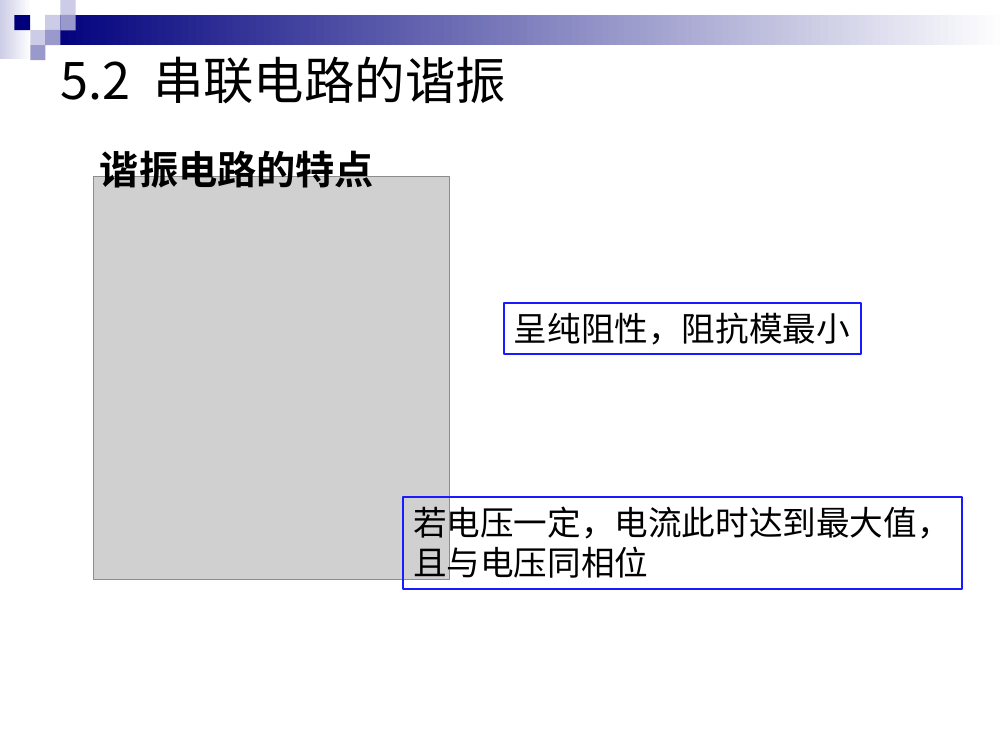
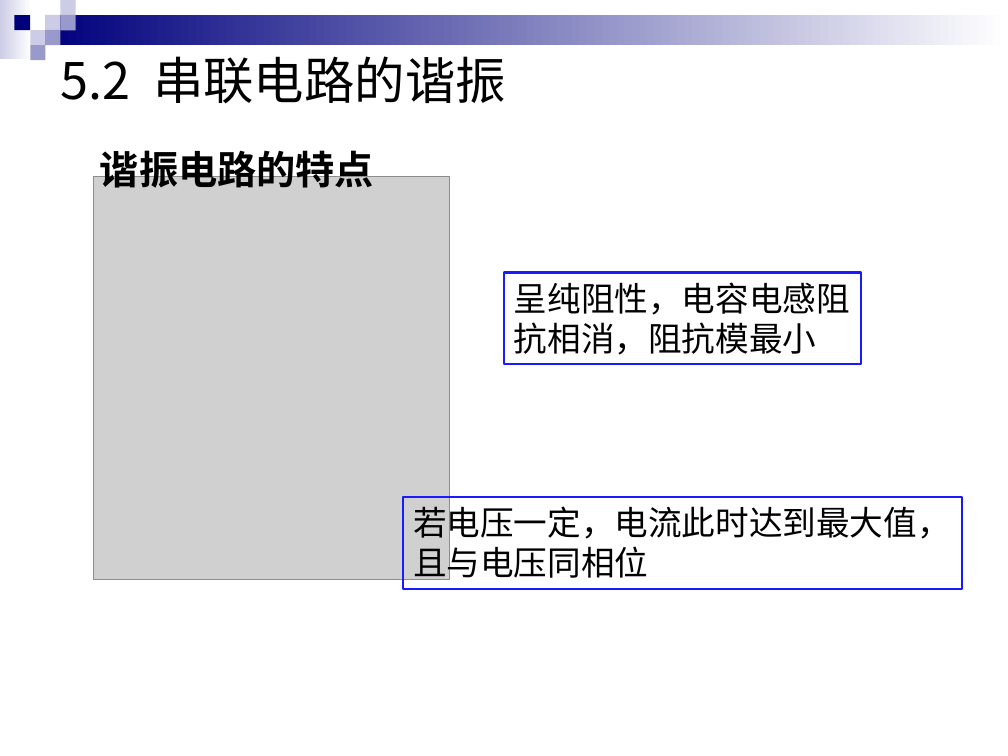
Before and after one commit to HITSZ-OpenAuto/EE1011A, a slide deck: slide 12 of materials/2022暑期电路补习（全9讲）资料/电路复习5 频率特性和谐振现象/电路复习5.pptx. Drawn at 1008x756 pixels with LibreOffice and Linux fonts; fonts in the diff are those of the drawing; grey boxes stand for pictures. Boxes give left, top, right and bottom in pixels: in the first picture for what was removed or moved away, otherwise in the second. Text is boxed around its words. In the diff, an @@ line names an element or a change of style, - is before the commit and + after.

```diff
--- a/materials/2022暑期电路补习（全9讲）资料/电路复习5 频率特性和谐振现象/电路复习5.pptx
+++ b/materials/2022暑期电路补习（全9讲）资料/电路复习5 频率特性和谐振现象/电路复习5.pptx
@@ rectangle "呈纯阻性，电容电感阻抗相消，阻抗模最小": place and size @@
-rectangle "呈纯阻性，电容电感阻抗相消，阻抗模最小" at (504, 303, 861, 354)
+rectangle "呈纯阻性，电容电感阻抗相消，阻抗模最小" at (504, 272, 861, 364)
@@ text in rectangle at (514, 282, 850, 355): text changed @@
-呈纯阻性，阻抗模最小
+呈纯阻性，电容电感阻抗相消，阻抗模最小
```
Also in this commit, not shown: 7 other slides changed, 4 slides added, 4 slides removed, 1 other file.
